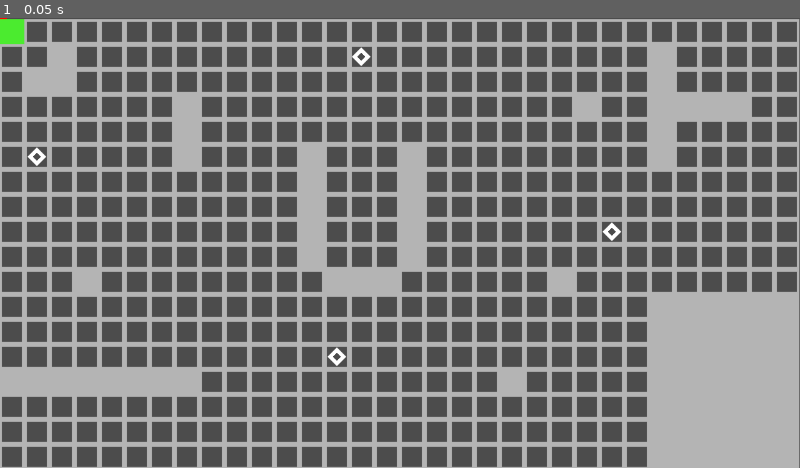
Above: before the commit, frame 1.
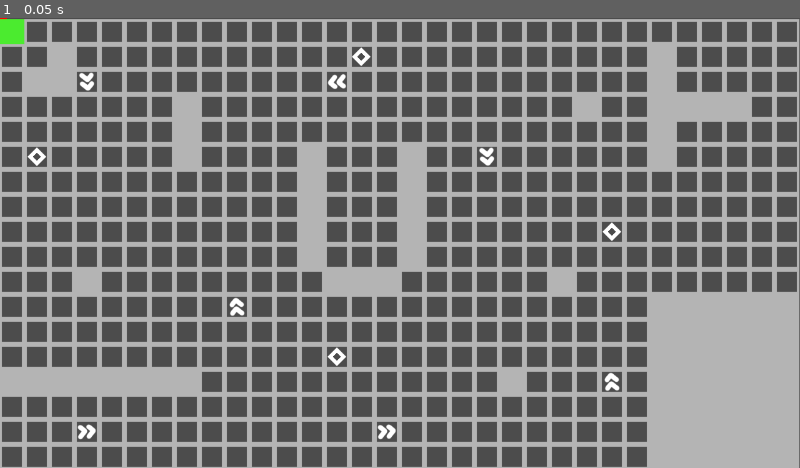
Above: after the commit, the same moment.

Repository: davesilva/ludum-dare-56
Game: Godot game, scene res://game/contexts/gameplay_context/gameplay_context.tscn
Two runs of this game, one before a commit and one after it. Both use one fixed random seed, a clock stepped at 60 frames per second and the inputs below. This scene is started directly instead of the project's main scene.
Inputs:
- Up to frame 1 (0.05 s): no input

The runs differ from the first frame. In frame 1, 0.4% of the frame differs, in the area x 9-78%, y 12-94%.

Commit message:
Speed pads!

Diff:
--- a/game/entities/player/player.gd
+++ b/game/entities/player/player.gd
@@ -12,7 +12,7 @@
 onready var hurtbox: TriggerZone = $hurtbox
 
 var player_name = "Player"
-
+var speed_boost_direction = Vector2.ZERO
 var has_bomb = false
 
 func _ready():
@@ -38,6 +38,10 @@
 		if Input.is_action_just_pressed("ui_accept") and has_bomb:
 			_place_bomb()
 
+		motion = motion.normalized()
+		if speed_boost_direction != Vector2.ZERO:
+			motion = speed_boost_direction * 3
+
 		rset("puppet_motion", motion)
 		rset("puppet_pos", position)
 	else:
@@ -48,7 +52,6 @@
 	if motion != Vector2.ZERO:
 		$body_sprite.scale.x = -1 if motion.x < 0 else 1
 
-	motion = motion.normalized()
 	move_and_slide(motion * SPEED)
 	if not is_network_master():
 		puppet_pos = position # To avoid jitter
@@ -96,9 +99,25 @@
 	elif area.is_in_group(Game.groups.hotboxes.pickup_bomb):
 		has_bomb = true
 		print("picked up bomb")
+	elif area.is_in_group(Game.groups.hotboxes.speed_pad):
+		var speed_pad = TriggerZone.get_owner_from(area)
+		if speed_pad:
+			var pad_rotation = ((speed_pad) as Node2D).rotation_degrees
+			var pad_rad = deg2rad(pad_rotation)
+			var direction = Vector2.RIGHT.rotated(pad_rad)
+			_trigger_speed_boost(direction)
 
 
 func _on_hurtbox_area_entered(area):
 	if area.is_in_group(Game.groups.hitboxes.explosion):
 		print("player killed by bomb")
 		_respawn()
+
+
+func _trigger_speed_boost(direction: Vector2):
+	speed_boost_direction = direction
+	var original_wave_time = $wave_sequencer.min_to_max_time
+	$wave_sequencer.min_to_max_time = original_wave_time * 0.3
+	yield(Wait.on(self, 1.0), Wait.END)
+	$wave_sequencer.min_to_max_time = original_wave_time
+	speed_boost_direction = Vector2.ZERO
--- a/game/groups/groups.gd
+++ b/game/groups/groups.gd
@@ -21,6 +21,7 @@
 	const snake = "group.root.snake"
 	const apple = "group.root.apple"
 	const pickup_bomb = "group.root.pickup.bomb"
+	const speed_pad = "group.root.speed.pad"
 #	const bullet = "group.root.bullet"
 #	const pickup = "group.root.pickup"
 
@@ -53,6 +54,7 @@
 class Hotboxes:
 	const pickup_apple = "group.hotbox.pickup.apple"
 	const pickup_bomb = "group.hotbox.pickup.bomb"
+	const speed_pad = "group.hotbox.speed.pad"
 #	const energy_pickup = "group.hotbox.energy.pickup"
 #	const enemy_fire_zone = "group.hotbox.enemy.fire.zone"
 	pass
--- /dev/null
+++ b/game/items/speed_pad.gd
@@ -0,0 +1,7 @@
+extends Node2D
+class_name SpeedPad
+
+func _ready():
+	add_to_group(Game.groups.types.environment)
+	add_to_group(Game.groups.roots.player_character)
+	$hotbox.add_to_group(Game.groups.hotboxes.speed_pad)
--- /dev/null
+++ b/game/items/speed_pad.tscn
@@ -0,0 +1,23 @@
+[gd_scene load_steps=5 format=2]
+
+[ext_resource path="res://game/items/speed_arrows.png" type="Texture" id=1]
+[ext_resource path="res://game/items/speed_pad.gd" type="Script" id=2]
+[ext_resource path="res://addons/first_party/components/areas/trigger_zone.gd" type="Script" id=3]
+
+[sub_resource type="RectangleShape2D" id=1]
+
+[node name="SpeedPad" type="Node2D"]
+scale = Vector2( 0.8, 0.8 )
+script = ExtResource( 2 )
+
+[node name="arrows" type="Sprite" parent="."]
+texture = ExtResource( 1 )
+
+[node name="hotbox" type="Area2D" parent="."]
+collision_layer = 4
+collision_mask = 4
+script = ExtResource( 3 )
+key_owner_path = NodePath("..")
+
+[node name="collision_shape_2d" type="CollisionShape2D" parent="hotbox"]
+shape = SubResource( 1 )
--- a/game/world/game_world.tscn
+++ b/game/world/game_world.tscn
@@ -1,9 +1,10 @@
-[gd_scene load_steps=7 format=2]
+[gd_scene load_steps=8 format=2]
 
 [ext_resource path="res://addons/first_party/assets/basic_2d_assets/polygons/square/square_regular_40.png" type="Texture" id=1]
 [ext_resource path="res://addons/first_party/assets/basic_2d_assets/polygons/square/square_filled_40.png" type="Texture" id=2]
 [ext_resource path="res://game/world/game_world.gd" type="Script" id=3]
 [ext_resource path="res://game/items/pickup_bomb.tscn" type="PackedScene" id=4]
+[ext_resource path="res://game/items/speed_pad.tscn" type="PackedScene" id=5]
 
 [sub_resource type="ConvexPolygonShape2D" id=2]
 points = PoolVector2Array( 0, 0, 40, 0, 40, 40, 0, 40 )
@@ -91,3 +92,29 @@
 scale = Vector2( 0.3, 0.3 )
 
 [node name="spawn_root" type="Node2D" parent="."]
+
+[node name="SpeedPad" parent="." instance=ExtResource( 5 )]
+position = Vector2( 140, 660 )
+
+[node name="SpeedPad2" parent="." instance=ExtResource( 5 )]
+position = Vector2( 620, 660 )
+
+[node name="SpeedPad3" parent="." instance=ExtResource( 5 )]
+position = Vector2( 380, 460 )
+rotation = 4.71239
+
+[node name="SpeedPad7" parent="." instance=ExtResource( 5 )]
+position = Vector2( 140, 100 )
+rotation = 1.5708
+
+[node name="SpeedPad4" parent="." instance=ExtResource( 5 )]
+position = Vector2( 780, 220 )
+rotation = 1.5708
+
+[node name="SpeedPad5" parent="." instance=ExtResource( 5 )]
+position = Vector2( 540, 100 )
+rotation = 3.14159
+
+[node name="SpeedPad6" parent="." instance=ExtResource( 5 )]
+position = Vector2( 980, 580 )
+rotation = 4.71239
--- a/project.godot
+++ b/project.godot
@@ -363,6 +363,11 @@
 "class": "SpeedCalculator",
 "language": "GDScript",
 "path": "res://addons/first_party/components/movement/speed/speed_calculator.gd"
+}, {
+"base": "Node2D",
+"class": "SpeedPad",
+"language": "GDScript",
+"path": "res://game/items/speed_pad.gd"
 }, {
 "base": "Component",
 "class": "Spinner",
@@ -536,6 +541,7 @@
 "Spawner2D": "",
 "SpawnerDummy": "",
 "SpeedCalculator": "",
+"SpeedPad": "",
 "Spinner": "",
 "SplitTriggerTheme": "",
 "State": "",
Binary file added: game/items/speed_arrows.png
Not shown, added: game/items/speed_arrows.png.import
